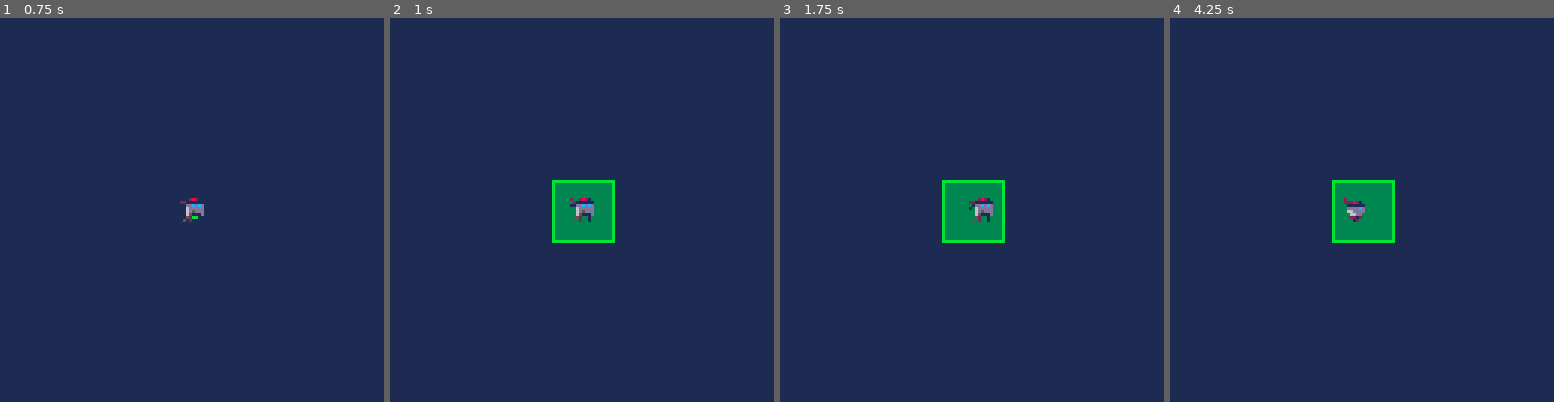
Above: before the commit, frames 1-4 (left to right).
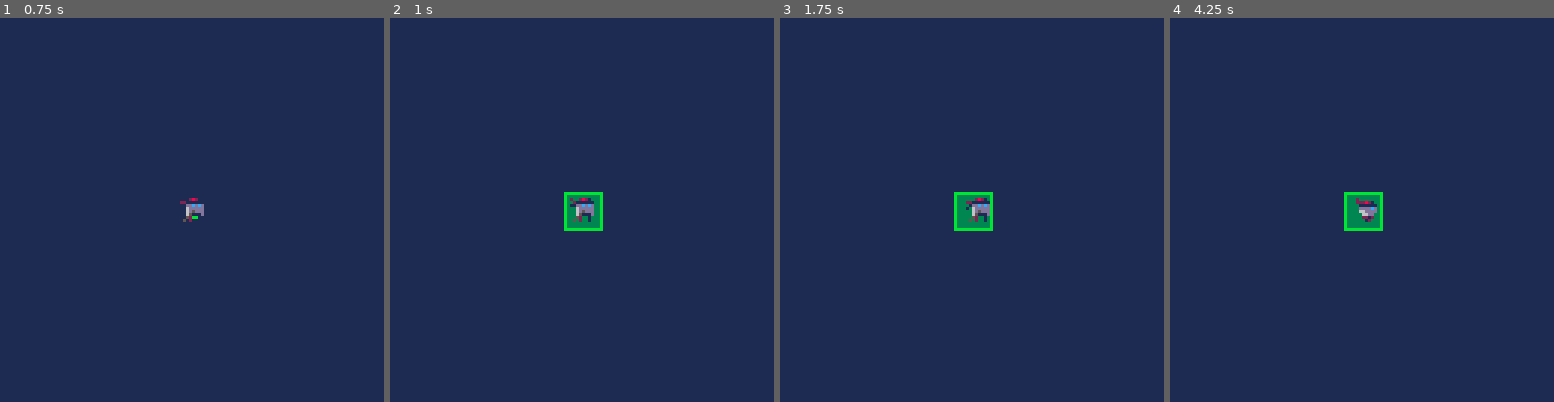
Above: after the commit, the same moments.

Repository: zothynine/toyboxjam
Game: PICO-8 cartridge abduction_center.p8
The game is run twice, just before and just after one commit, with the same random seed, the same clock (stepped at 60 frames per second) and the same inputs.
Inputs:
- Up to frame 1 (0.75 s): tap X (X key) at 0.33 s; tap O (Z key) at 0.7 s
- Up to frame 2 (1 s): no input
- Up to frame 3 (1.75 s): tap X (X key) at 1.07 s; hold Right from 1.6 s (still down); tap O (Z key) at 1.7 s
- Up to frame 4 (4.25 s): tap X (X key) at 1.85, 2.97, 4.08 s; release Right at 2.1 s; tap O (Z key) every 0.4 s from 2.1 to 4.1 s; hold Up 2.15-2.42 s; hold Right 2.47-3.03 s; hold Left 3.08-3.58 s; hold Down 3.63-3.97 s; hold Right from 4.02 s (still down)

Frame 1 is identical in both runs. In frame 2, 2.0% of the frame differs, in the area x 42-59%, y 42-59%; in frame 3, 2.2%; in frame 4, 2.3%.

Commit message:
Refine zone resizing

Diff:
--- a/abduction_center.p8
+++ b/abduction_center.p8
@@ -17,7 +17,7 @@
     x=64,
     y=64,
     r=0,
-    ts=10 --target size
+    ts=6 --target size
   }
 
   player={
@@ -66,7 +66,8 @@
   local _z=zone
   _z.x=64
   _z.y=64
-  if (_z.r<10) _z.r+=1
+  if (_z.r<_z.ts) _z.r+=1
+  if (_z.r>_z.ts) _z.r-=1
 end
 
 function udt_player(player)
@@ -75,6 +76,7 @@
   local state=_p.state
   local ani=_p.state or "idle"
 
+  -- if (btnp(4))_z.ts=6+rnd(60)
   if btn(5) then
     _p.state="zap"
     if f%10==0 then
@@ -92,7 +94,7 @@
       _p.x+=_p.spd
       _p.flip=false
     end
-    if(btn(2) and _p.y>_z.y-_z.r/2-_p.h+1)_p.y-=_p.spd
+    if(btn(2) and _p.y>_z.y-flr(_z.r/2)-_p.h+3)_p.y-=_p.spd
     if(btn(3) and _p.y+_p.h/2<_z.y+_z.r)_p.y+=_p.spd
   else
     _p.state="idle"
@@ -148,7 +150,6 @@
   for i=1,#shots do
     local s=shots[i]
     line(s.x, s.y,s.x+s.len,s.y,8)
-    print(#shots,5,5,8)
   end
 end
 
